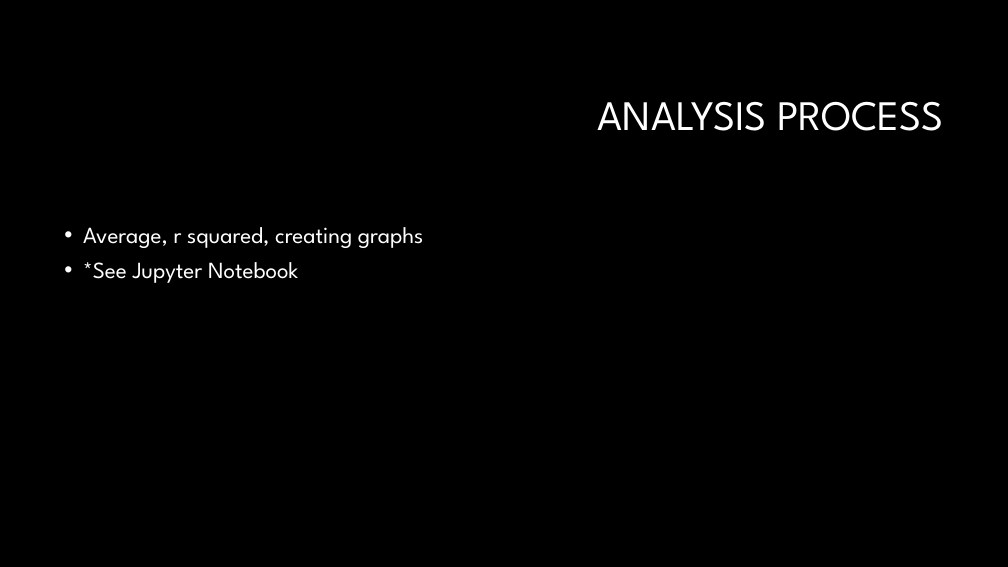
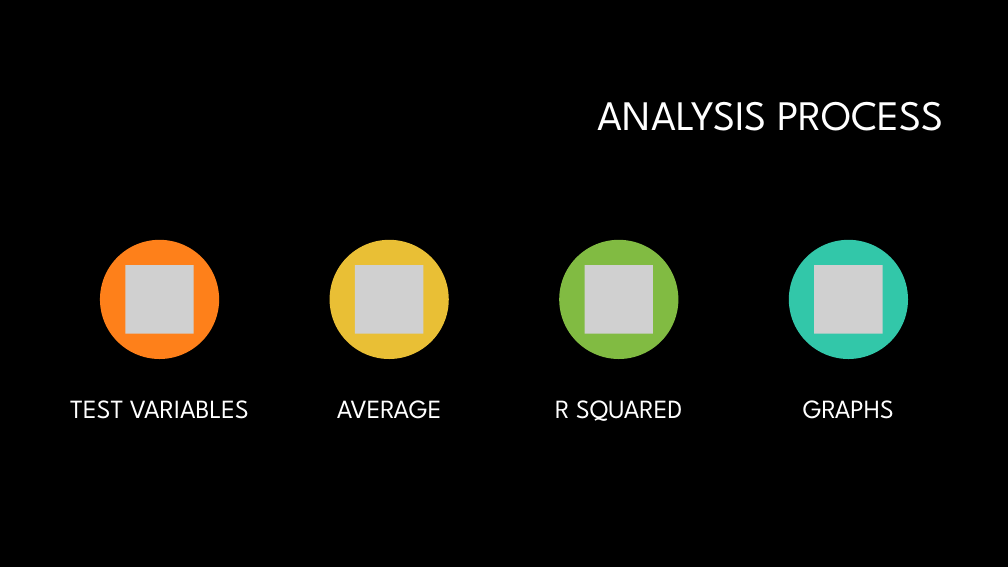
Before and after one commit to Dillongrow/Project_1, a slide deck: slide 7 of Box office data.pptx (slide 6 before the commit). Drawn at 1008x567 pixels with LibreOffice and Linux fonts; fonts in the diff are those of the drawing; grey boxes stand for pictures; background and template pictures are left out. Boxes give left, top, right and bottom in pixels: in the first picture for what was removed or moved away, otherwise in the second. Text is boxed around its words. In the diff, an @@ line names an element or a change of style, - is before the commit and + after.

```diff
--- a/Box office data.pptx
+++ b/Box office data.pptx
@@ text removed at [83, 227, 423, 283] @@
-• Average, r squared, creating graphs
-• *See Jupyter Notebook
@@ group added at [70, 240, 908, 421]: 4 ellipses, 4 pictures, 4 texts @@
+TEST VARIABLES
+AVERAGE
+R SQUARED
+GRAPHS
```
Also in this commit, not shown: 3 other slides changed, 4 slides added, 4 slides removed.
